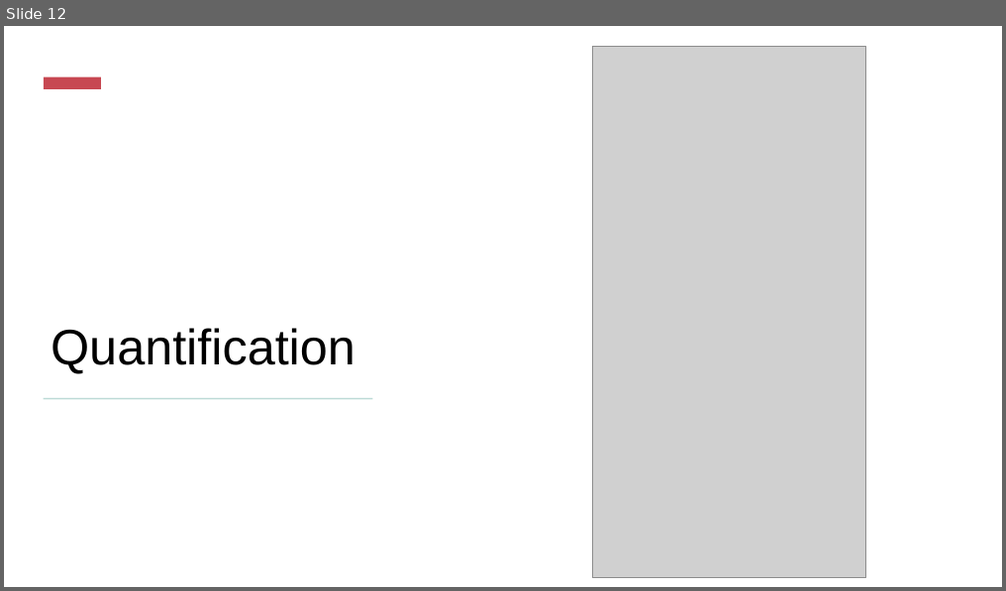
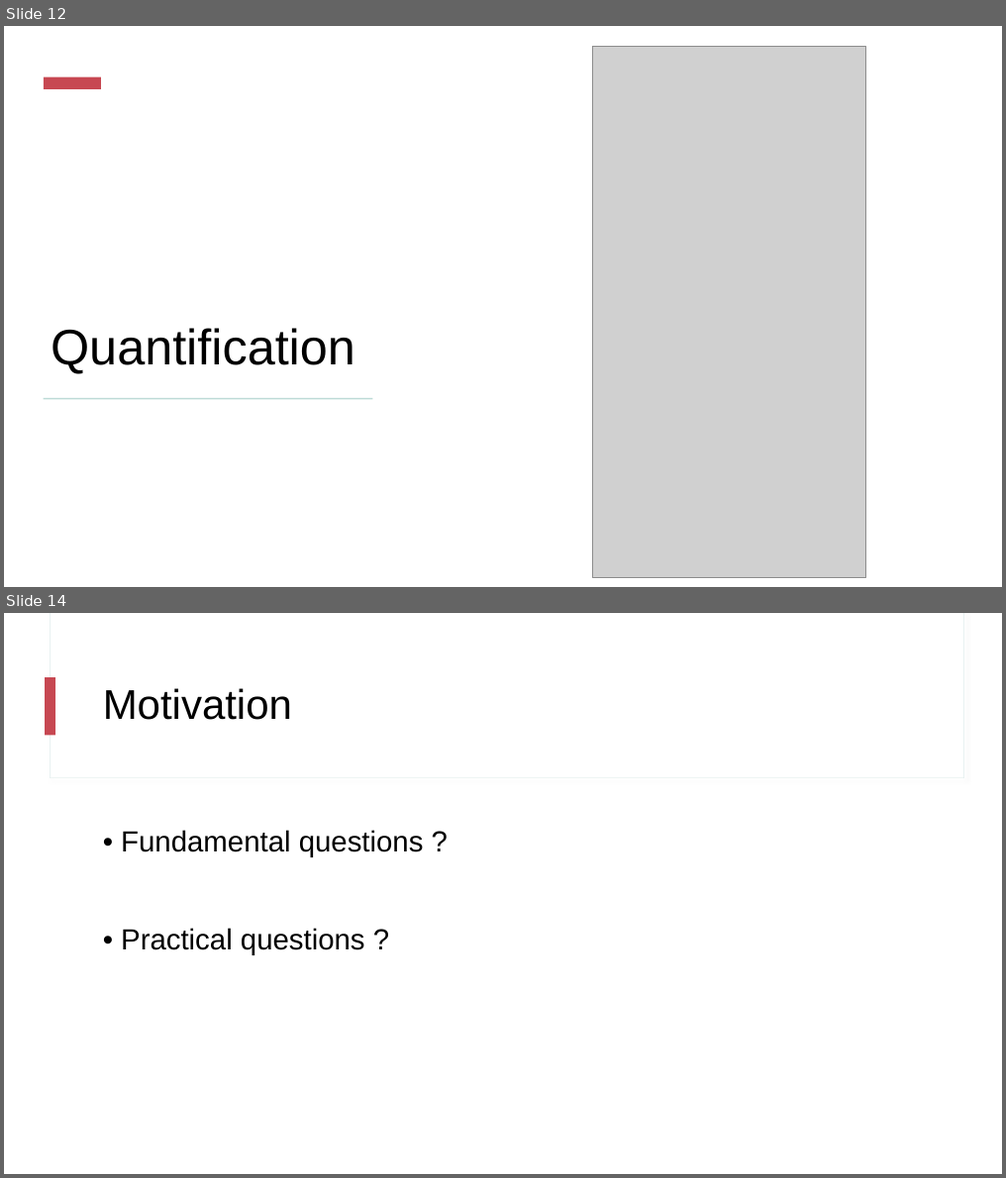
Before and after one commit to nslavov/SlavovLab, a slide deck: teaching/NS_3.pptx. Shown one above the other, each under a label of ours: slide 12 before the commit, slides 12 and 14 after it; the slides between them are not shown. The pictures are 1006x591 and 1006x1178 pixels, drawn with LibreOffice and Linux fonts; fonts in the diff are those of the drawing; grey boxes stand for pictures. Boxes give left, top, right and bottom in pixels: in the first picture for what was removed or moved away, otherwise in the second. Text is boxed around its words. In the diff, an @@ line names an element or a change of style, - is before the commit and + after.

```diff
--- a/teaching/NS_3.pptx
+++ b/teaching/NS_3.pptx
@@ slide 14 added at (x1=4, y1=613, x2=1002, y2=1174), background #FFFFFF; not listed: 2 template elements that a slide beside it also shows @@
@@ rectangle added at (x1=46, y1=677, x2=55, y2=735), fill #C74852 @@
@@ title added at (x1=103, y1=688, x2=292, y2=720), 40 pt, text #000000 @@
+Motivation
@@ text added at (x1=121, y1=830, x2=424, y2=956), 28 pt, text #000000 @@
+• Fundamental questions ?
+• Practical questions ?
```
Also in this commit, not shown: 10 other slides added.
